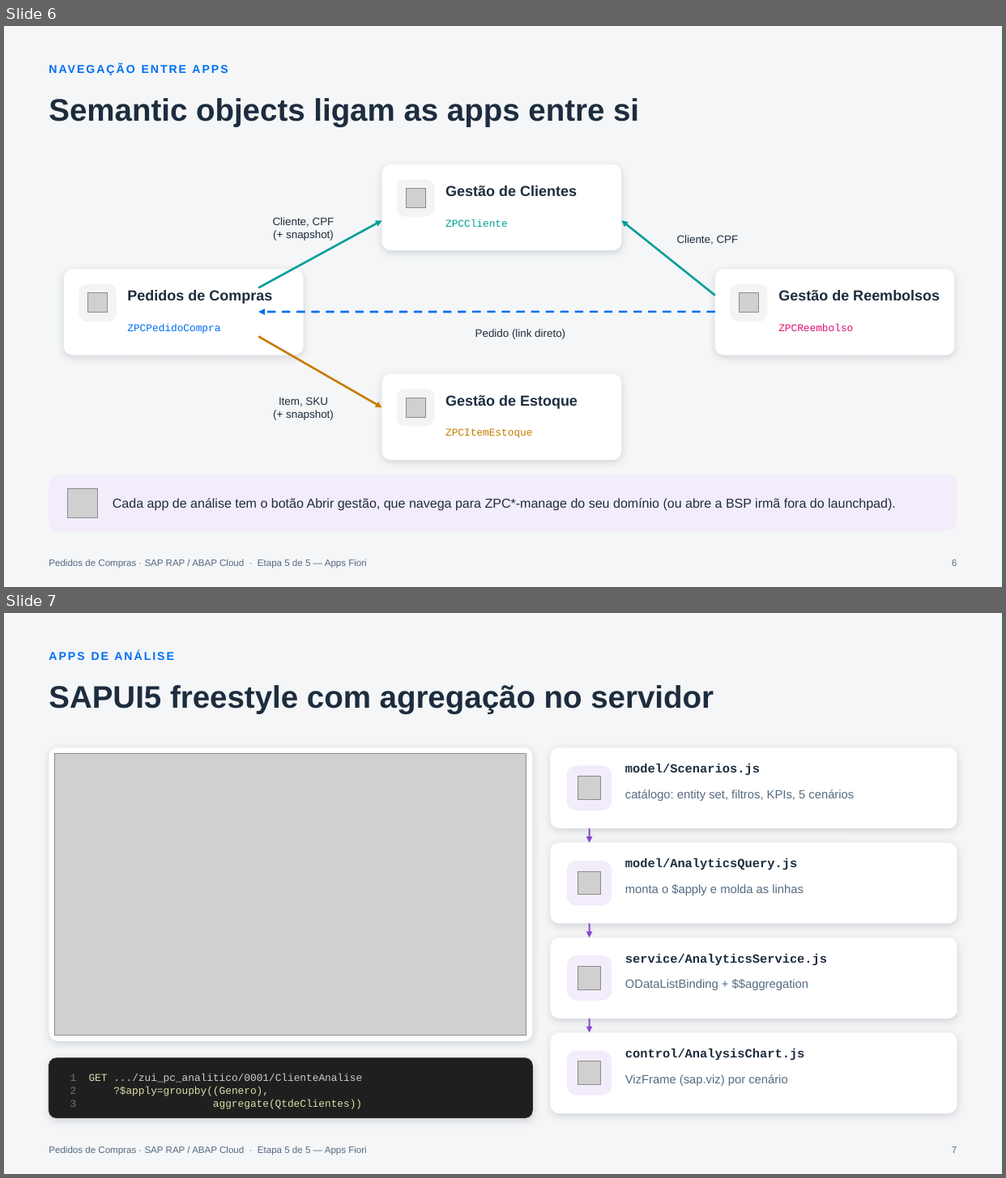
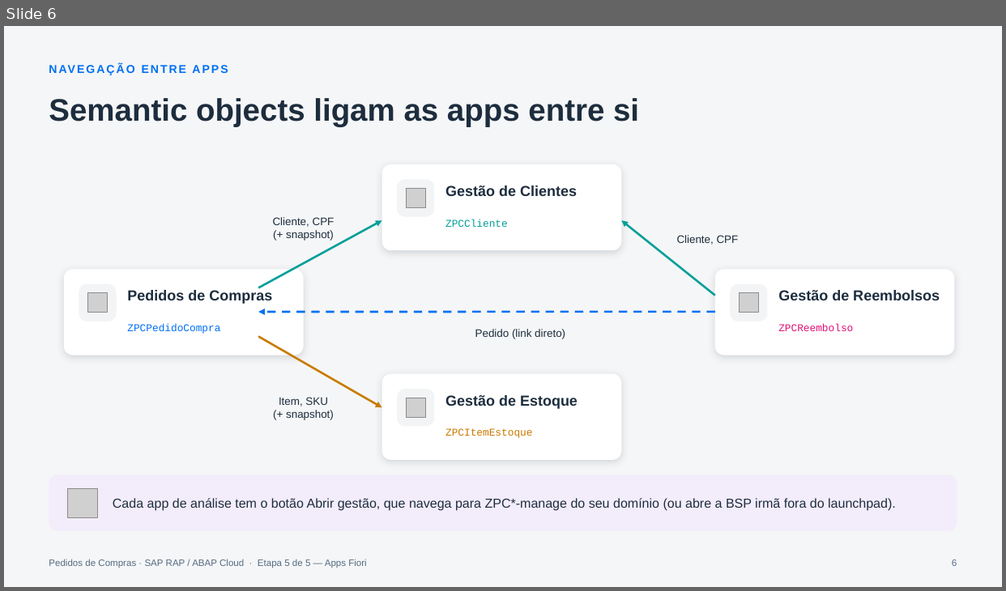
Before and after one commit to AdrianoBispo/sap-abap-rap-pedidos-de-compras-app, a slide deck: docs/apresentacoes/05-apps-fiori.pptx. Shown one above the other, each under a label of ours: slides 6 and 7 before the commit, slide 6 after it. The pictures are 1006x1178 and 1006x591 pixels, drawn with LibreOffice and Linux fonts; fonts in the diff are those of the drawing; grey boxes stand for pictures. Boxes give left, top, right and bottom in pixels: in the first picture for what was removed or moved away, otherwise in the second. Text is boxed around its words. In the diff, an @@ line names an element or a change of style, - is before the commit and + after.

```diff
--- a/docs/apresentacoes/05-apps-fiori.pptx
+++ b/docs/apresentacoes/05-apps-fiori.pptx
@@ slide 7 removed at bbox=[4, 613, 1002, 1174], background #F5F6F7; not listed: 1 template element that a slide beside it also shows @@
@@ text removed at bbox=[49, 651, 174, 660] @@
-APPS DE ANÁLISE
@@ title removed at bbox=[49, 685, 714, 713] @@
-SAPUI5 freestyle com agregação no servidor
@@ rounded rectangle removed at bbox=[49, 747, 533, 1041] @@
@@ picture removed at bbox=[55, 754, 526, 1035] @@
@@ rounded rectangle removed at bbox=[551, 747, 957, 828] @@
@@ rounded rectangle removed at bbox=[567, 766, 612, 811] @@
@@ picture removed at bbox=[577, 776, 601, 799] @@
@@ text removed at bbox=[625, 764, 760, 775] @@
-model/Scenarios.js
@@ text removed at bbox=[625, 790, 854, 801] @@
-catálogo: entity set, filtros, KPIs, 5 cenários
@@ arrow removed from (590, 828) to (590, 843) @@
@@ rounded rectangle removed at bbox=[551, 843, 957, 924] @@
@@ rounded rectangle removed at bbox=[567, 861, 612, 905] @@
@@ picture removed at bbox=[577, 871, 601, 895] @@
@@ text removed at bbox=[625, 858, 797, 870] @@
-model/AnalyticsQuery.js
@@ text removed at bbox=[625, 884, 803, 896] @@
-monta o $apply e molda as linhas
@@ arrow removed from (590, 924) to (590, 938) @@
@@ rounded rectangle removed at bbox=[551, 938, 957, 1019] @@
@@ rounded rectangle removed at bbox=[567, 956, 612, 1001] @@
@@ picture removed at bbox=[577, 966, 601, 990] @@
@@ text removed at bbox=[625, 954, 827, 965] @@
-service/AnalyticsService.js
@@ text removed at bbox=[625, 979, 808, 990] @@
-ODataListBinding + $$aggregation
@@ arrow removed from (590, 1019) to (590, 1033) @@
@@ rounded rectangle removed at bbox=[551, 1033, 957, 1114] @@
@@ text removed at bbox=[625, 1049, 805, 1060] @@
-control/AnalysisChart.js
@@ rounded rectangle removed at bbox=[49, 1059, 533, 1118] @@
@@ text removed at bbox=[70, 1073, 362, 1110] @@
-1 GET .../zui_pc_analitico/0001/ClienteAnalise
-2 ?$apply=groupby((Genero),
-3 aggregate(QtdeClientes))
@@ rounded rectangle removed at bbox=[567, 1051, 612, 1096] @@
@@ picture removed at bbox=[577, 1062, 601, 1084] @@
@@ text removed at bbox=[625, 1075, 787, 1086] @@
-VizFrame (sap.viz) por cenário
@@ page number removed at bbox=[952, 1147, 957, 1153] @@
-7
```
Also in this commit, not shown: 7 slides changed, 16 slides added, 2 other slides removed.
